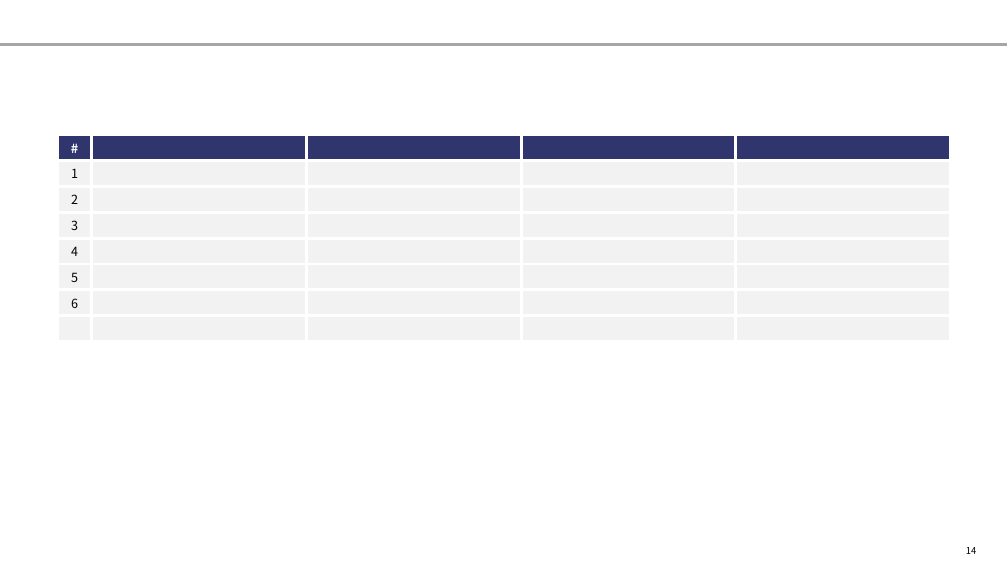
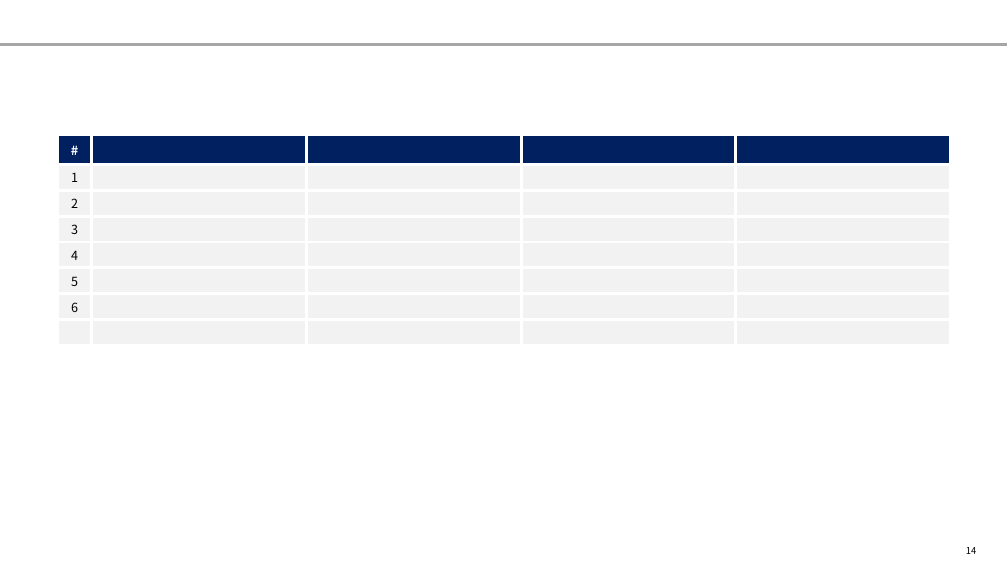
Before and after one commit to yuzucha16/dotfiles, a slide deck: slide 14 of office/Blank.potx. Drawn at 1008x567 pixels with LibreOffice and Linux fonts; fonts in the diff are those of the drawing. Boxes give left, top, right and bottom in pixels: in the first picture for what was removed or moved away, otherwise in the second. Text is boxed around its words. In the diff, an @@ line names an element or a change of style, - is before the commit and + after.

```diff
--- a/office/Blank.potx
+++ b/office/Blank.potx
@@ table at bbox=[57, 135, 951, 323] @@
@@ fill #30356D to #002060 in row 1 @@
```
Also in this commit, not shown: 17 other slides changed, 2 slides removed, 2 other files.
